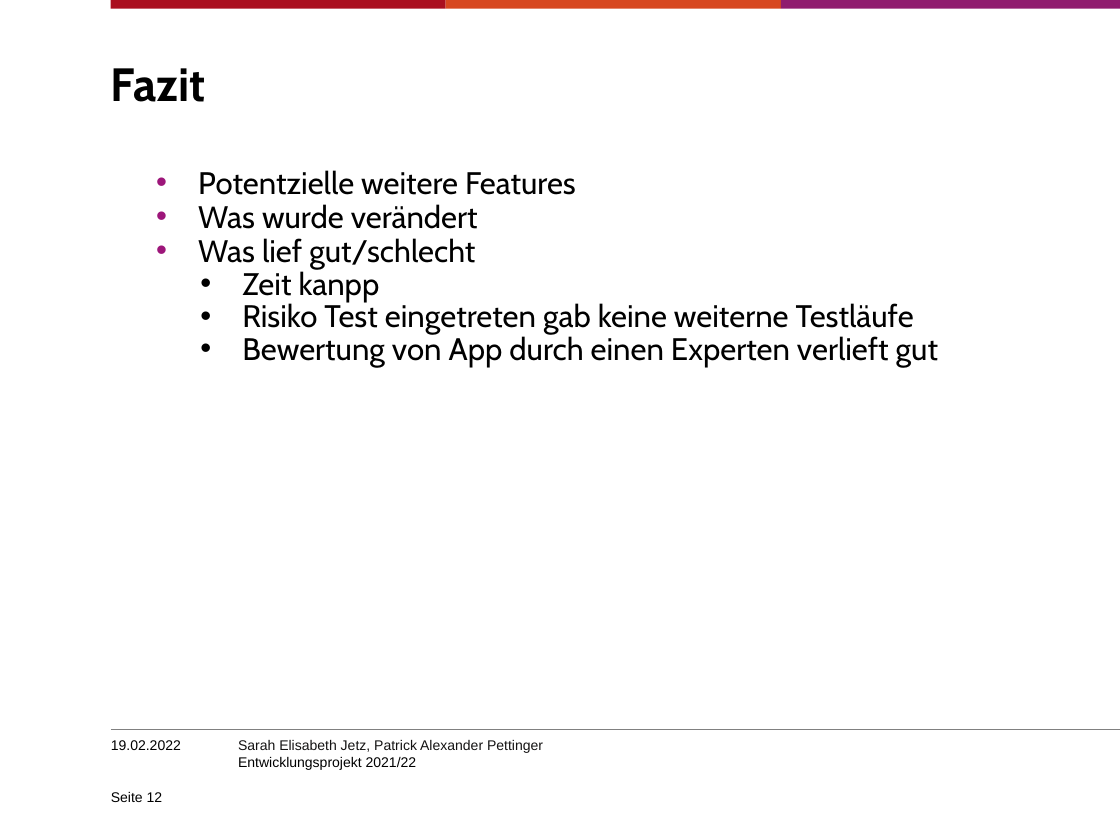
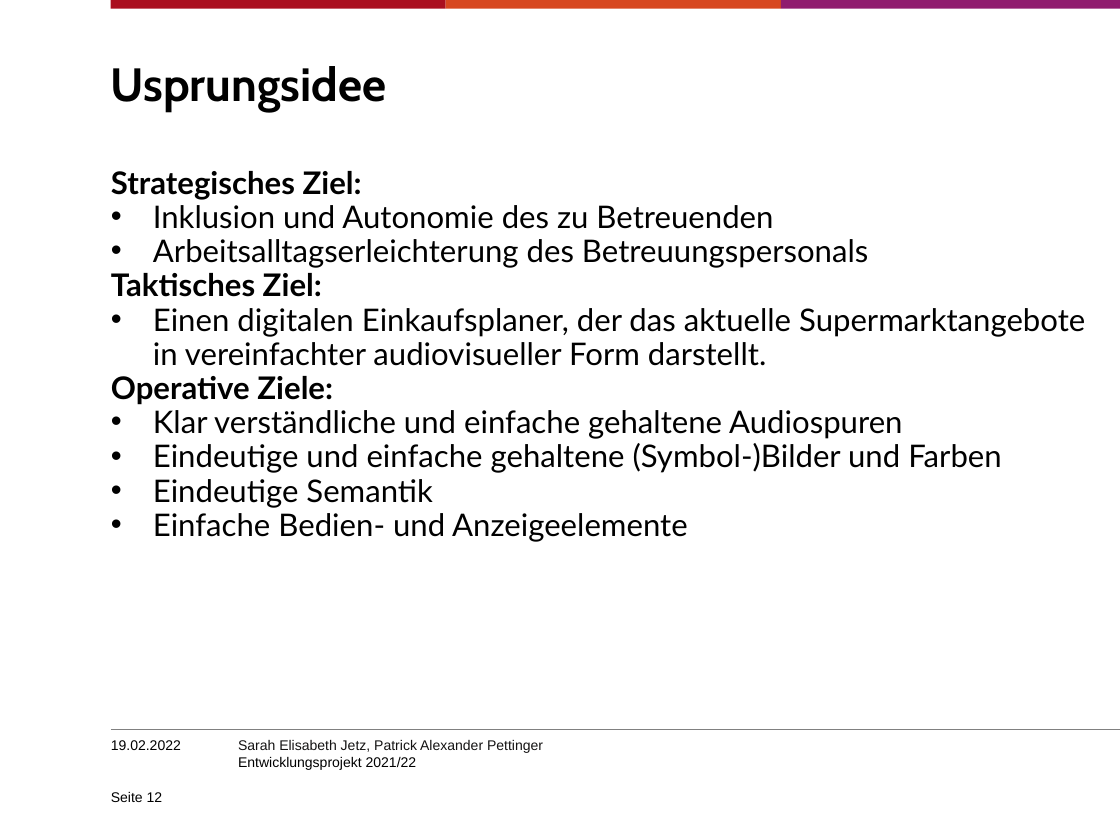
Before and after one commit to SJetz/EPWS2122JetzPettinger, a slide deck: slide 12 of Artefakte/Audit 4/Entwicklungsprojekt202122_PettingerJetz.pptx. Drawn at 1120x840 pixels with LibreOffice and Linux fonts; fonts in the diff are those of the drawing; background and template pictures are left out. Boxes give left, top, right and bottom in pixels: in the first picture for what was removed or moved away, otherwise in the second. Text is boxed around its words. In the diff, an @@ line names an element or a change of style, - is before the commit and + after.

```diff
--- a/Artefakte/Audit 4/Entwicklungsprojekt202122_PettingerJetz.pptx
+++ b/Artefakte/Audit 4/Entwicklungsprojekt202122_PettingerJetz.pptx
@@ title at (x1=111, y1=66, x2=387, y2=112): text changed @@
-Fazit
+Usprungsidee
@@ text at (x1=111, y1=171, x2=1085, y2=542): text changed; font Cabin to Lato @@
-      • Potentzielle weitere Features
-      • Was wurde verändert
-      • Was lief gut/schlecht
-        • Zeit kanpp
-        • Risiko Test eingetreten gab keine weiterne Testläufe
-        • Bewertung von App durch einen Experten verlieft gut
+Strategisches Ziel:
+• Inklusion und Autonomie des zu Betreuenden
+• Arbeitsalltagserleichterung des Betreuungspersonals
+Taktisches Ziel:
+• Einen digitalen Einkaufsplaner, der das aktuelle Supermarktangebote in vereinfachter audiovisueller Form darstellt.
+Operative Ziele:
+• Klar verständliche und einfache gehaltene Audiospuren
+• Eindeutige und einfache gehaltene (Symbol-)Bilder und Farben
+• Eindeutige Semantik
+• Einfache Bedien- und Anzeigeelemente
```
Also in this commit, not shown: 2 slides added, 1 other file.
